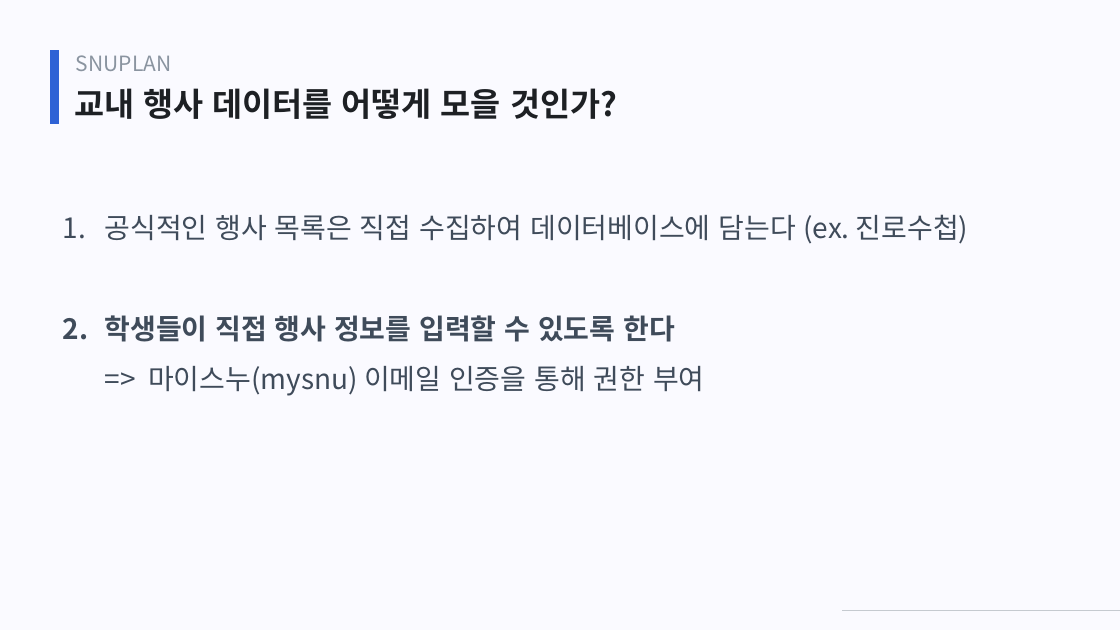
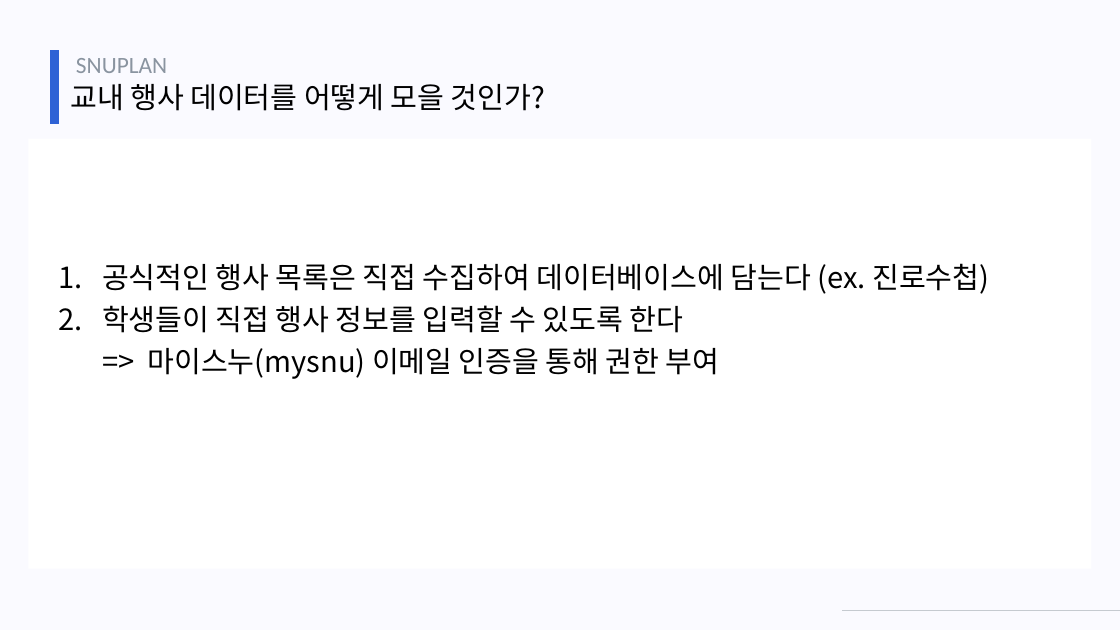
Before and after one commit to webprogrammingteam7/Static, a slide deck: slide 10 of SNUPLAN_staticpage.pptx. Drawn at 1120x630 pixels with LibreOffice and Linux fonts; fonts in the diff are those of the drawing. Boxes give left, top, right and bottom in pixels: in the first picture for what was removed or moved away, otherwise in the second. Text is boxed around its words. In the diff, an @@ line names an element or a change of style, - is before the commit and + after.

```diff
--- a/SNUPLAN_staticpage.pptx
+++ b/SNUPLAN_staticpage.pptx
@@ text "SNUPLAN" at (76, 58, 167, 73): size 18 to 20 pt, font Noto Sans CJK KR to Calibri @@
@@ text "교내 행사 데이터를 어떻게 모을 ..." at (70, 84, 545, 111): size 28 to 25 pt, text colour #1D2024 to #000000, bold off @@
@@ rectangle added at (29, 139, 1091, 569), fill #FFFFFF @@
@@ text "공식적인 행사 목록은 직접 수집하여 ...": place and size @@
-text "공식적인 행사 목록은 직접 수집하여 ..." at (105, 214, 969, 396)
+text "공식적인 행사 목록은 직접 수집하여 ..." at (102, 263, 989, 379)
@@ text "공식적인 행사 목록은 직접 수집하여 ..." at (102, 263, 989, 379): size 24 to 25 pt, text colour #3F4B5A to #000000; bold off in "학생들이 직접 행사 정보를 입력할 수 있도록 ..."; indent changed; line spacing 1.5 to 2; line spacing 1.5 to 1.2 @@
```
Also in this commit, not shown: 12 other slides changed, 1 other file.
